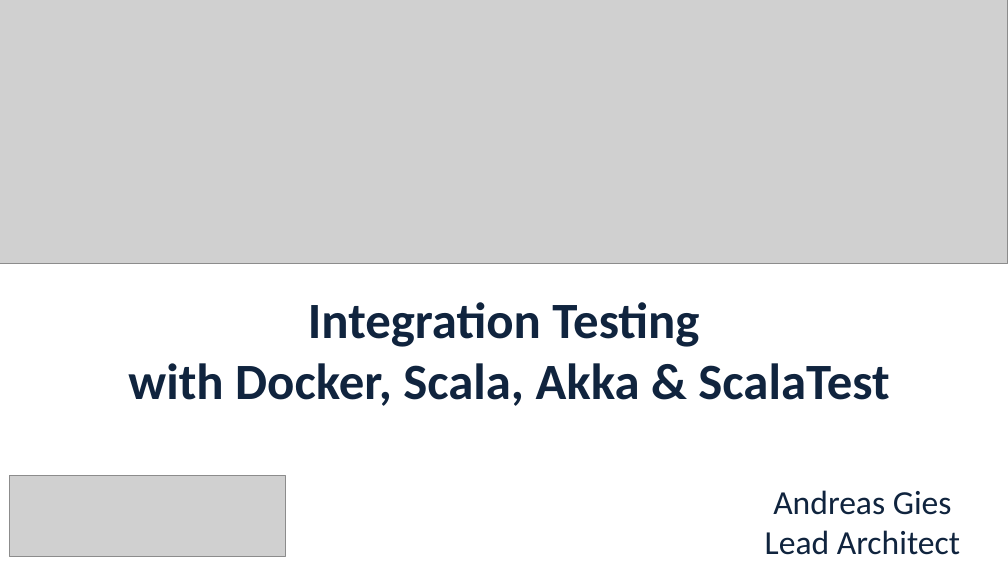
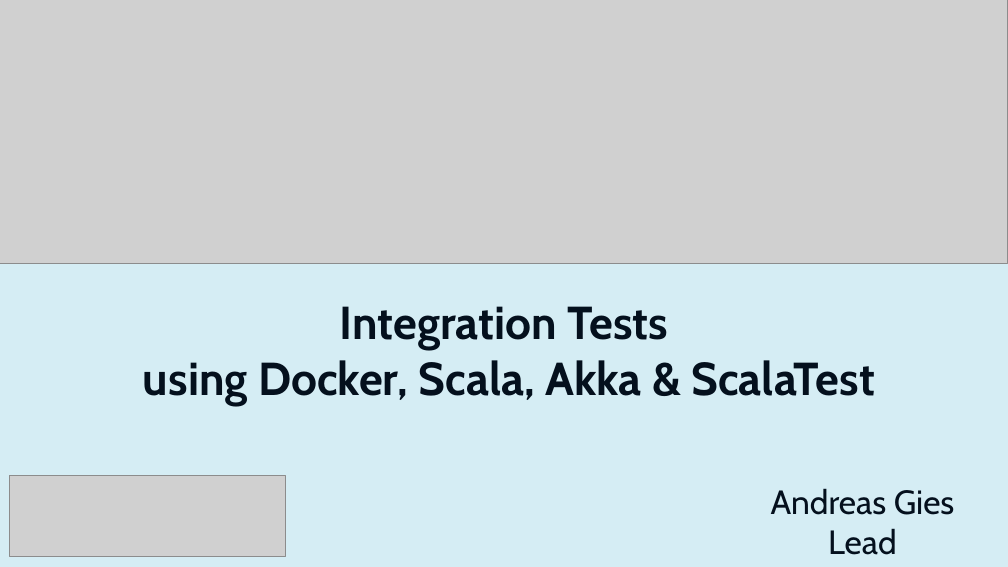
Before and after one commit to woq-blended/woq.github.io, a slide deck: slide 1 of media/IntegrationTesting.pptx. Drawn at 1008x567 pixels with LibreOffice and Linux fonts; fonts in the diff are those of the drawing; grey boxes stand for pictures. Boxes give left, top, right and bottom in pixels: in the first picture for what was removed or moved away, otherwise in the second. Text is boxed around its words. In the diff, an @@ line names an element or a change of style, - is before the commit and + after.

Commit message:
Working on Integration test presentation.

```diff
--- a/media/IntegrationTesting.pptx
+++ b/media/IntegrationTesting.pptx
@@ background #FFFFFF to #D5EDF4 @@
@@ text at [143, 306, 875, 406]: text changed; size 36.3 to 33 pt; font Calibri to Cabin; text colour #0F243E to #04111E @@
-Integration Testing
-with Docker, Scala, Akka & ScalaTest
+Integration Tests
+using Docker, Scala, Akka & ScalaTest
@@ text "Andreas Gies" at [771, 488, 955, 555]: font Calibri to Cabin, text colour #0F243E to #04111E @@
```
Also in this commit, not shown: 24 other slides changed, 5 slides added, 3 slides removed, 3 other files.
